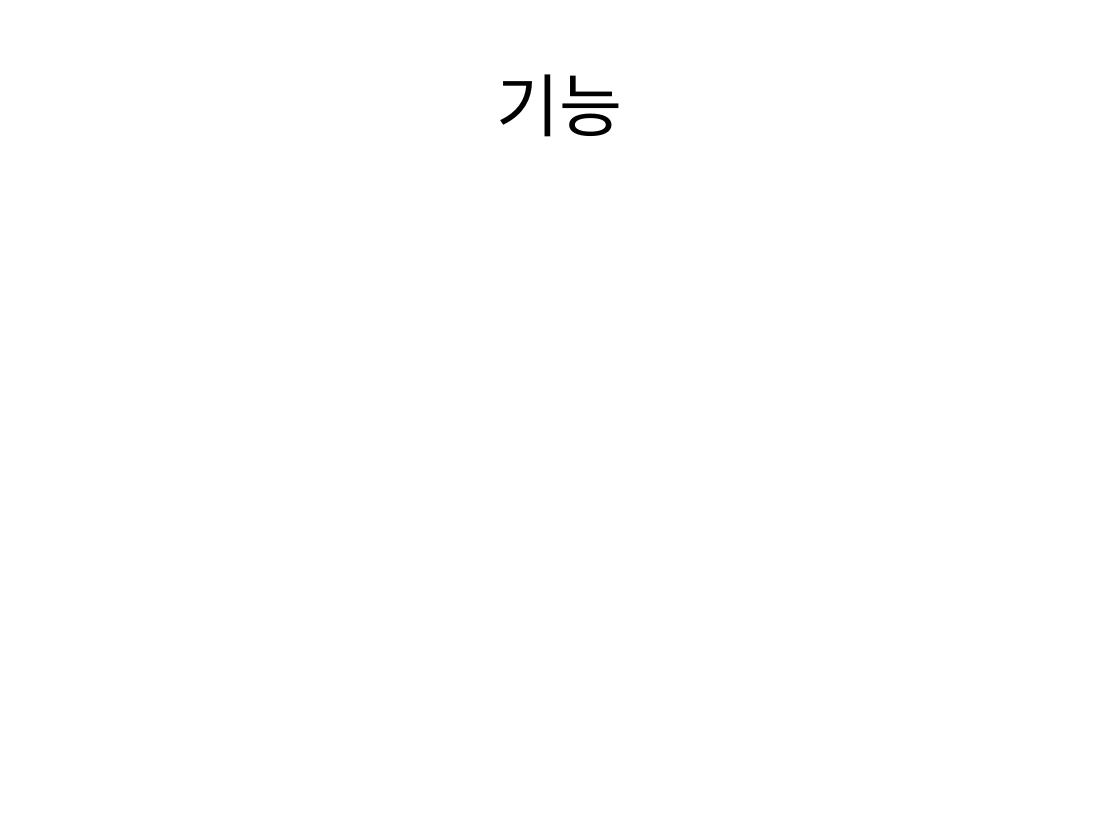
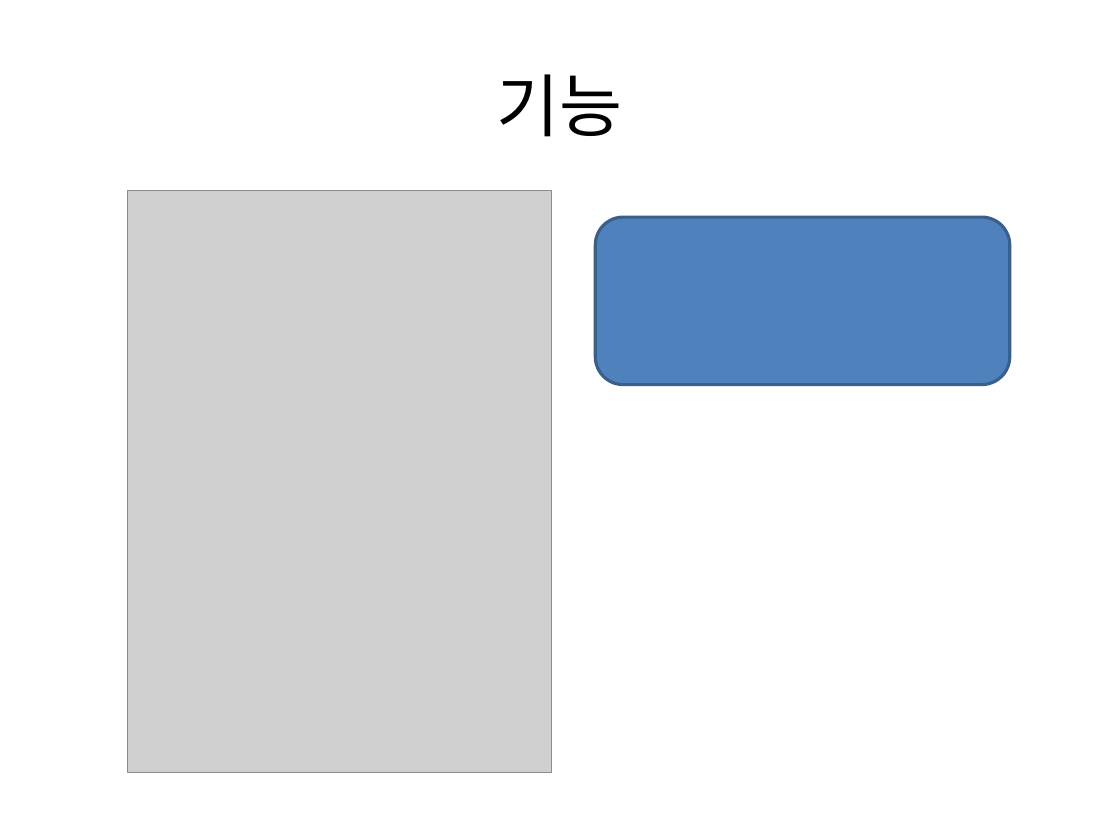
Before and after one commit to yeonjihyo/Leather, a slide deck: slide 13 of leather_last/JH Leather PPT.pptx (slide 7 before the commit). Drawn at 1120x840 pixels with LibreOffice and Linux fonts; fonts in the diff are those of the drawing; grey boxes stand for pictures. Boxes give left, top, right and bottom in pixels: in the first picture for what was removed or moved away, otherwise in the second. Text is boxed around its words. In the diff, an @@ line names an element or a change of style, - is before the commit and + after.

```diff
--- a/leather_last/JH Leather PPT.pptx
+++ b/leather_last/JH Leather PPT.pptx
@@ picture added at <box>128,190,551,773</box> @@
@@ rounded rectangle added at <box>595,217,1009,385</box>, fill #4F81BD, outline #3A5F8C 2 pt @@
```
Also in this commit, not shown: 6 other slides changed, 6 slides added, 31 other files.
